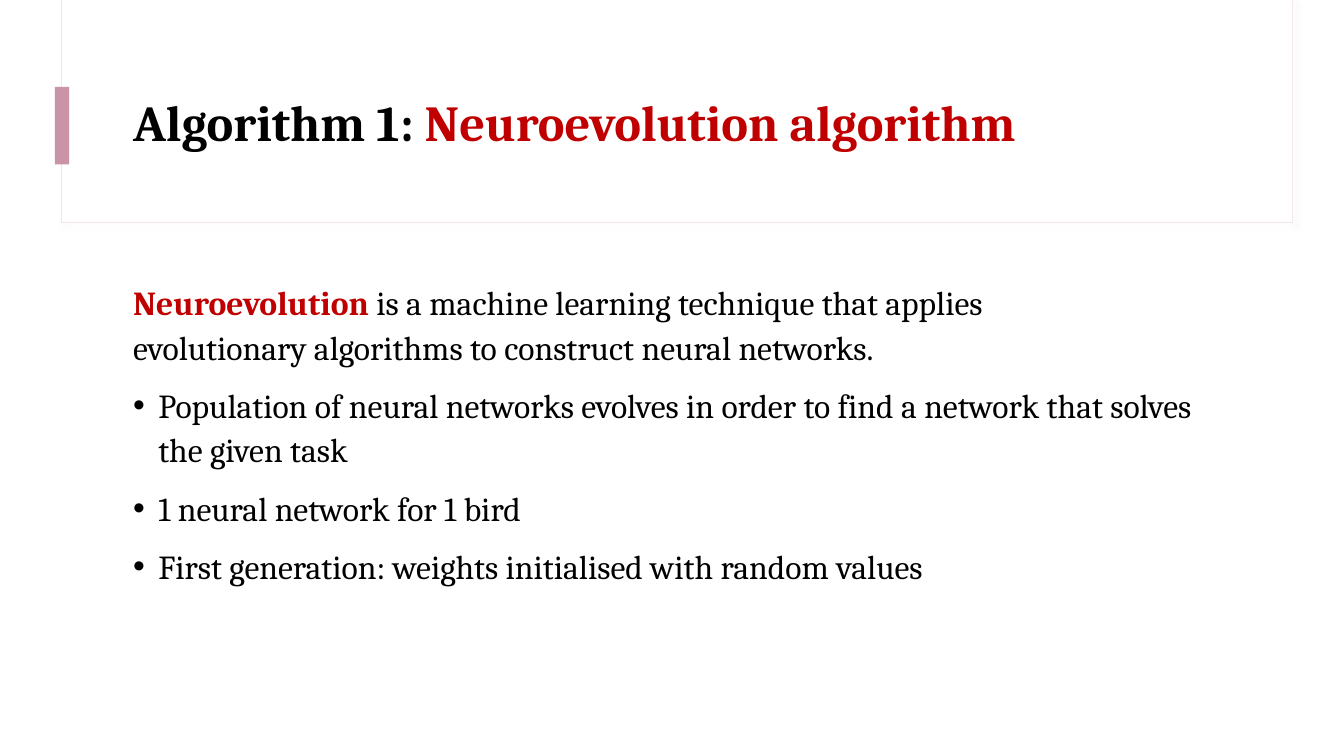
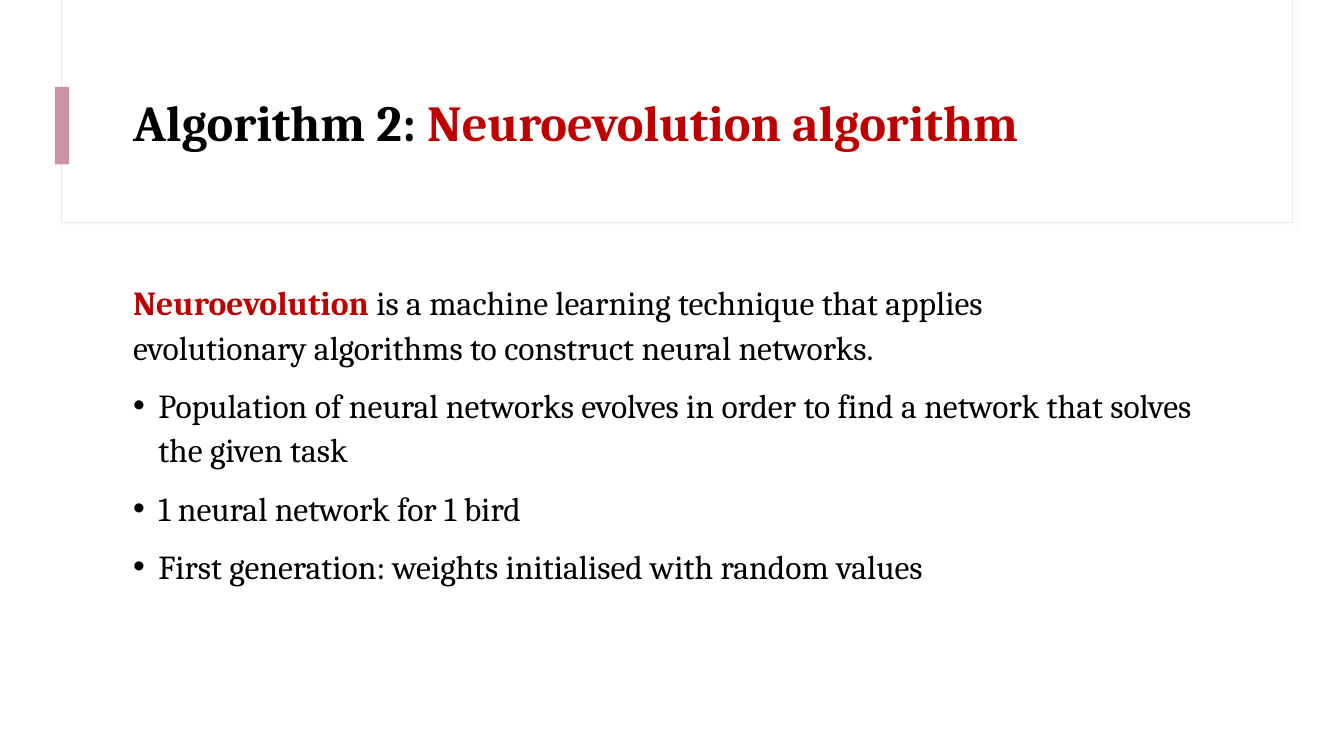
Before and after one commit to lucabonengel/FlappyProject, a slide deck: slide 6 of slides.pptx (slide 4 before the commit). Drawn at 1344x756 pixels with LibreOffice and Linux fonts; fonts in the diff are those of the drawing. Boxes give left, top, right and bottom in pixels: in the first picture for what was removed or moved away, otherwise in the second. Text is boxed around its words. In the diff, an @@ line names an element or a change of style, - is before the commit and + after.

```diff
--- a/slides.pptx
+++ b/slides.pptx
@@ title at bbox=[133, 106, 1018, 152]: text changed @@
-Algorithm 1: Neuroevolution algorithm
+Algorithm 2: Neuroevolution algorithm
```
Also in this commit, not shown: 3 other slides changed, 5 slides added, 1 slide removed, 9 other files.
